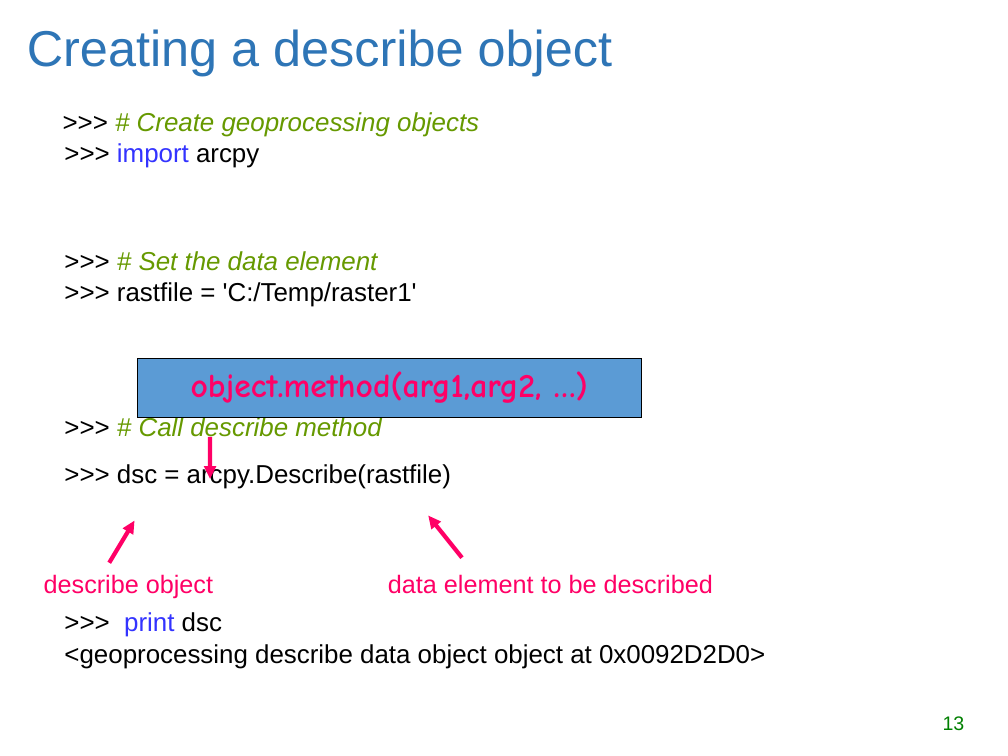
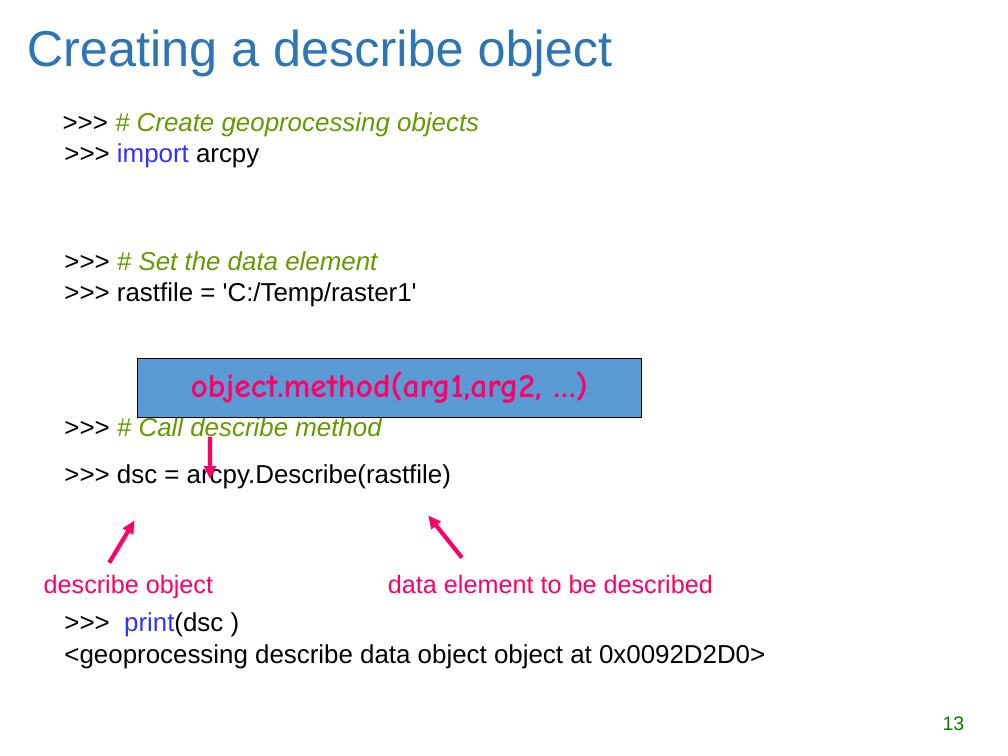
Before and after one commit to lgtateos/gis540, a slide deck: slide 13 of slides/decisionMaking.ppt. Drawn at 1008x756 pixels with LibreOffice and Linux fonts; fonts in the diff are those of the drawing. Boxes give left, top, right and bottom in pixels: in the first picture for what was removed or moved away, otherwise in the second. Text is boxed around its words. In the diff, an @@ line names an element or a change of style, - is before the commit and + after.

Commit message:
Update slides
Python 3 print statements, consistent quotation marks, newer conditionalSound.py, sort appendix

```diff
--- a/slides/decisionMaking.ppt
+++ b/slides/decisionMaking.ppt
@@ text at [64,612,765,669]: text changed @@
->>> print dsc
-<geoprocessing describe data object object at 0x0092D2D0>
+>>> print(dsc )
+<geoprocessing describe data object object at 0x0092D2D0>
```
Also in this commit, not shown: 10 other slides changed, 2 slides added.
